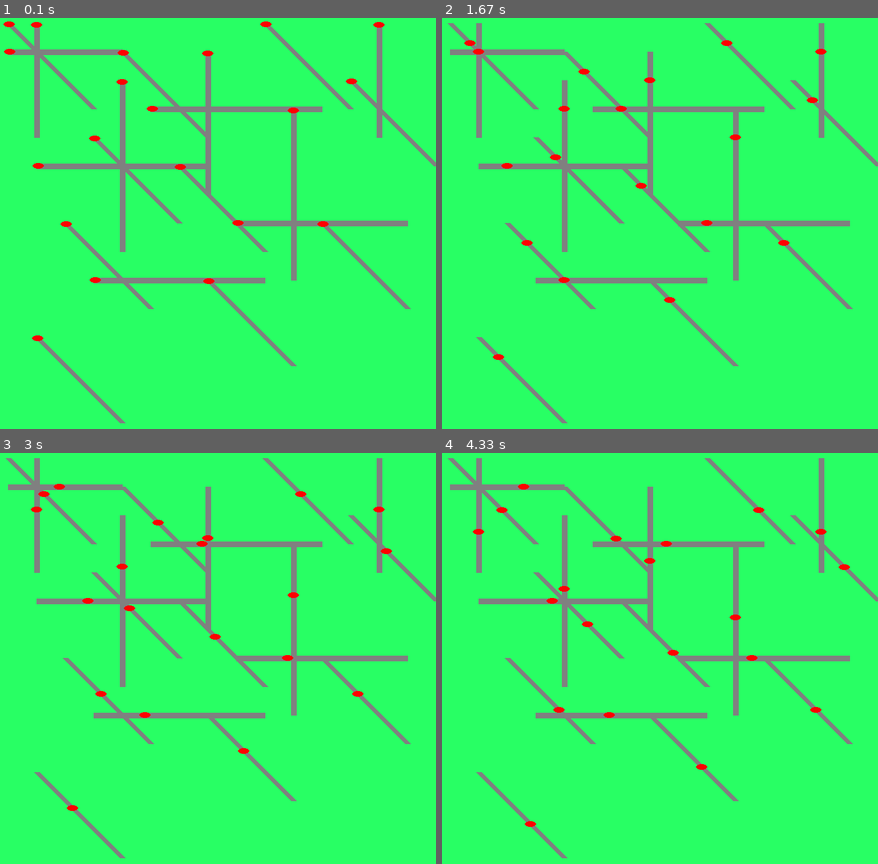
Above: before the commit, frames 1-4 (two rows, left to right).
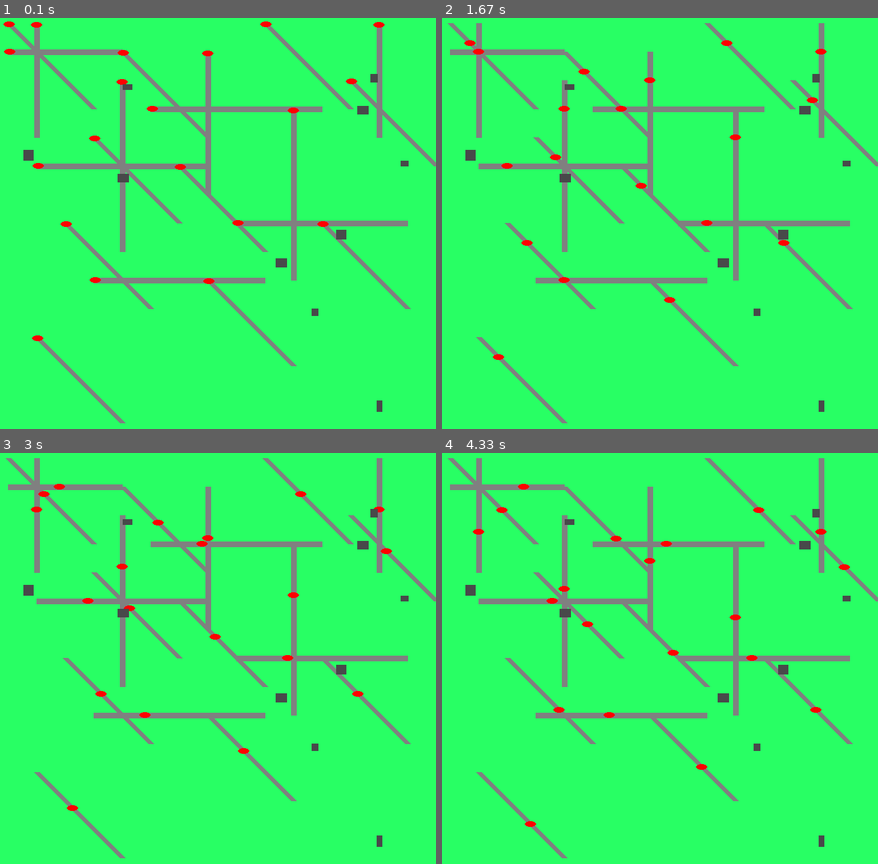
Above: after the commit, the same moments.

Repository: KESH726/Fractal-Project
Game: pygame game, started from src/citysimulation/city.py
Same seed, same stepped clock (60 frames per second), same inputs: the game is played once before the commit and once after it.
Inputs:
- Up to frame 1 (0.1 s): no input
- Up to frame 2 (1.67 s): no input
- Up to frame 3 (3 s): no input
- Up to frame 4 (4.33 s): no input

The runs differ from the first frame. In frame 1, 0.4% of the frame differs, in the area x 5-94%, y 13-96%; in frame 2, 0.4%; in frame 3, 0.4%; in frame 4, 0.4%.

Commit message:
buildings & button to start simulation

Diff:
--- a/src/citysimulation/city.py
+++ b/src/citysimulation/city.py
@@ -1,5 +1,19 @@
 import pygame
 from math import sqrt
+import random
+
+# TODO:
+# Create a list of *all* coordinates that are taken up by the road
+    # Basically, we have coordinates for start and end points
+    # Use interpolation to get the rest of that road's coordinates. Do this for every road
+# Why?
+# If we know the *entire* space of the city that is taken by roads, we can make sure:
+# 1. Buildings aren't placed on roads
+# 2. Cars can transfer roads, if another road is within range
+
+# (Further explanation about point 2)
+# Without this, cars can only transfer to a new road's start or end point
+# However, we want it to be able to connect to any point of a nearby road. E.g. if middle of new road is connected to old road
 
 coordinates = [
     # Horizontal Roads
@@ -60,7 +74,7 @@
     def update(self):
         self.progress += self.speed / self.current_road.get_length()
         if self.progress >= 1:
-            self.progress = 1  # You'll handle road switching in your pathfinding
+            self.progress = 1  # handle road switching later in pathfinding
 
         # Interpolate position
         start_x, start_y = self.current_road.start_pos
@@ -70,10 +84,23 @@
             start_y + (end_y - start_y) * self.progress
         )
 
+    def pathfinding(self):
+        pass
+
+
+class Building:
+    def __init__(self, x, y, width, height):
+        self.coord = pygame.Rect(x, y, width, height)
+        self.color = (72, 73, 74)
+
+    def draw(self, screen):
+        pygame.draw.rect(screen, self.color, self.coord)
+
 
 class RoadNetwork:
     _car_list = []
     _road_list = []
+    _building_list = []
 
     def __init__(self, roads_coordinates):
         self.roads_coordinates = roads_coordinates
@@ -85,14 +112,26 @@
     def create_cars(self):
         for road in self._road_list:
             new_car = Car(road, 0.5)
-            self._car_list.append(new_car)
+            RoadNetwork._car_list.append(new_car)
+
+    def create_buildings(self, building_count):
+        for i in range(building_count):
+            boundary_px = 60
+            random_x = random.randint(0+boundary_px,800-boundary_px)
+            random_y = random.randint(0+boundary_px,800-boundary_px)
+            random_width = random.randint(10,20)
+            random_height = random.randint(10,20)
+            new_building = Building(random_x, random_y, random_width, random_height)
+            RoadNetwork._building_list.append(new_building)
 
     def draw_and_update(self, screen):
-        for road in self._road_list:
+        for road in RoadNetwork._road_list:
             road.draw(screen)
-        for car in self._car_list:
+        for car in RoadNetwork._car_list:
             car.update()
             car.draw(screen)
+        for building in RoadNetwork._building_list:
+            building.draw(screen)
 
 
 def init_city(width, height, city_config):
@@ -105,6 +144,7 @@
     my_city = RoadNetwork(coordinates)
     my_city.create_roads()
     my_city.create_cars()
+    my_city.create_buildings(10)
 
     run = True
     while run:
@@ -122,4 +162,5 @@
 
     pygame.quit()
 
-init_city(800, 800, 1)
+if __name__ == "__main__":
+    init_city(800, 800, 1)
--- a/src/pages/fractal_editor.py
+++ b/src/pages/fractal_editor.py
@@ -2,14 +2,23 @@
 import pygame
 
 from src.citysimulation import fractal
+from src.citysimulation import city
 
 def fractal_editor(root, frame):
-    def start_simulation():
+    def start_fractal():
         root.destroy()
         fractal.main(1, 800, 800, 4, 0.5)
 
-    label = ctk.CTkLabel(master=frame, text="Fractal Editor", font = ("Aerial", 20))
+    def start_city():
+        root.destroy()
+        city.init_city(800, 800, 1)
+
+
+    label = ctk.CTkLabel(master=frame, text="Fractal City", font = ("Aerial", 20))
     label.place(relx=0.5, rely=0.3, anchor = "n")
 
-    btn1 = ctk.CTkButton(master=frame, text="Start city simulation", command=start_simulation)
+    btn1 = ctk.CTkButton(master=frame, text="Draw fractal", command=start_fractal)
     btn1.place(relx=0.5, rely=0.5, anchor="center")
+
+    btn2 = ctk.CTkButton(master=frame, text="Start city simulation", command=start_city)
+    btn2.place(relx=0.5, rely=0.6, anchor="center")
